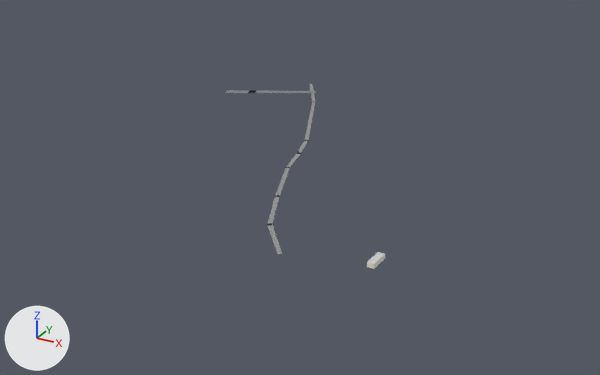
The glTF model godot/shahar/bolak_-35_-4.glb as it was, and as the next commit left it.
Both versions are drawn from a 50 mm lens placed at (551.0, -888.0, 301.0), pointed at (186.0, -224.0, -32.0). Lighting does not change. The marker at lower left points along +X, +Y and +Z. The first picture is the older version. Objects named as collision shapes, trigger or cutter boxes, shadow casters or lower levels of detail are left out.

The scene before the commit, as lines of its bpy script (objects in view):
```python
me_yol_asfalt = bpy.data.meshes.new('Yol_Asfalt')
me_yol_asfalt.from_pydata([(96.0, -19.7, 0.1), (23.3, -58.0, 0.1), (28.0, -66.9, 0.1), (100.6, -28.5, 0.1), (31.2, -53.8, 0.1), (-0.6, -70.8, 0.1), (4.1, -79.6, 0.1), (35.9, -62.7, 0.1)], [], [(0, 1, 2), (0, 2, 3), (4, 5, 6), (4, 6, 7)])
me_yol_asfalt.materials.append(mat_yol_asfalt)  # grey #818486
me_yol_mahalla = bpy.data.meshes.new('Yol_Mahalla')
me_yol_mahalla.from_pydata(...)  # 32 vertices, 16 faces; spans x 75.0..270.0, y -406.0..3.0, z 0.0
me_yol_mahalla.materials.append(mat_yol_mahalla)  # grey #949494
ob_yol_asfalt = bpy.data.objects.new('Yol_Asfalt', me_yol_asfalt)
ob_yol_asfalt.location = (0.0, 0.0, 0.0)
ob_yol_mahalla = bpy.data.objects.new('Yol_Mahalla', me_yol_mahalla)
ob_yol_mahalla.location = (0.0, 0.0, 0.0)
```
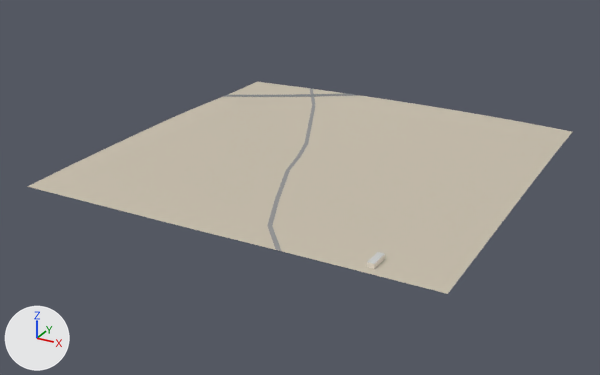
The newer file is also turned or shifted as a whole; pictures and numbers use the older file's frame.

Location of each change, (x1, y1, x2, y2) in pixels of the pictures (600 x 375 px):
```json
{"object": "Yer_Tuproq-col", "change": "added", "after": [27, 81, 572, 294]}
{"object": "Yol_Mahalla", "change": "deleted", "before": [267, 84, 315, 254]}
{"object": "Yol_Mahalla-col", "change": "added", "after": [267, 88, 315, 251]}
{"object": "Yol_Asfalt-col", "change": "added", "after": [223, 93, 361, 97]}
{"object": "Yol_Asfalt", "change": "deleted", "before": [226, 90, 316, 93]}
```

Edits to the scene script, one JSON object a line:
```json
{"op": "add", "block": "mat_yer_tuproq", "code": ["mat_yer_tuproq = principled_material('Yer_Tuproq')", "mat_yer_tuproq.base_color = (0.58, 0.522, 0.42)  # light grey #c8bfad", "mat_yer_tuproq.roughness = 1.0"]}
{"op": "add", "block": "me_yol_mahalla_1", "code": ["me_yol_mahalla_1 = bpy.data.meshes.new('Yol_Mahalla')", "me_yol_mahalla_1.from_pydata(...)  # 106 vertices, 106 faces; spans x 76.0..267.0, y -400.0..0.0, z -29.0..-25.0", "me_yol_mahalla_1.materials.append(mat_yol_mahalla)  # grey #949494"]}
{"op": "add", "block": "me_yol_asfalt_1", "code": ["me_yol_asfalt_1 = bpy.data.meshes.new('Yol_Asfalt')", "me_yol_asfalt_1.from_pydata(...)  # 54 vertices, 55 faces; spans x 0.0..147.5, y -81.8..0.0, z -29.6..-27.9", "me_yol_asfalt_1.materials.append(mat_yol_asfalt)  # grey #818486"]}
{"op": "add", "block": "me_yer_tuproq", "code": ["me_yer_tuproq = bpy.data.meshes.new('Yer_Tuproq')", "me_yer_tuproq.from_pydata(...)  # 441 vertices, 800 faces; spans x 0.0..400.0, y -400.0..0.0, z -31.0..-24.0", "me_yer_tuproq.materials.append(mat_yer_tuproq)  # light grey #c8bfad"]}
{"op": "remove", "block": "ob_yol_asfalt", "code": ["ob_yol_asfalt = bpy.data.objects.new('Yol_Asfalt', me_yol_asfalt)", "ob_yol_asfalt.location = (0.0, 0.0, 0.0)"]}
{"op": "remove", "block": "ob_yol_mahalla", "code": ["ob_yol_mahalla = bpy.data.objects.new('Yol_Mahalla', me_yol_mahalla)", "ob_yol_mahalla.location = (0.0, 0.0, 0.0)"]}
{"op": "add", "block": "ob_yol_mahalla_col", "code": ["ob_yol_mahalla_col = bpy.data.objects.new('Yol_Mahalla-col', me_yol_mahalla_1)", "ob_yol_mahalla_col.location = (0.0, 0.0, 24.3)"]}
{"op": "add", "block": "ob_yol_asfalt_col", "code": ["ob_yol_asfalt_col = bpy.data.objects.new('Yol_Asfalt-col', me_yol_asfalt_1)", "ob_yol_asfalt_col.location = (0.0, 0.0, 24.3)"]}
{"op": "add", "block": "ob_yer_tuproq_col", "code": ["ob_yer_tuproq_col = bpy.data.objects.new('Yer_Tuproq-col', me_yer_tuproq)", "ob_yer_tuproq_col.location = (0.0, 0.0, 24.3)"]}
```
